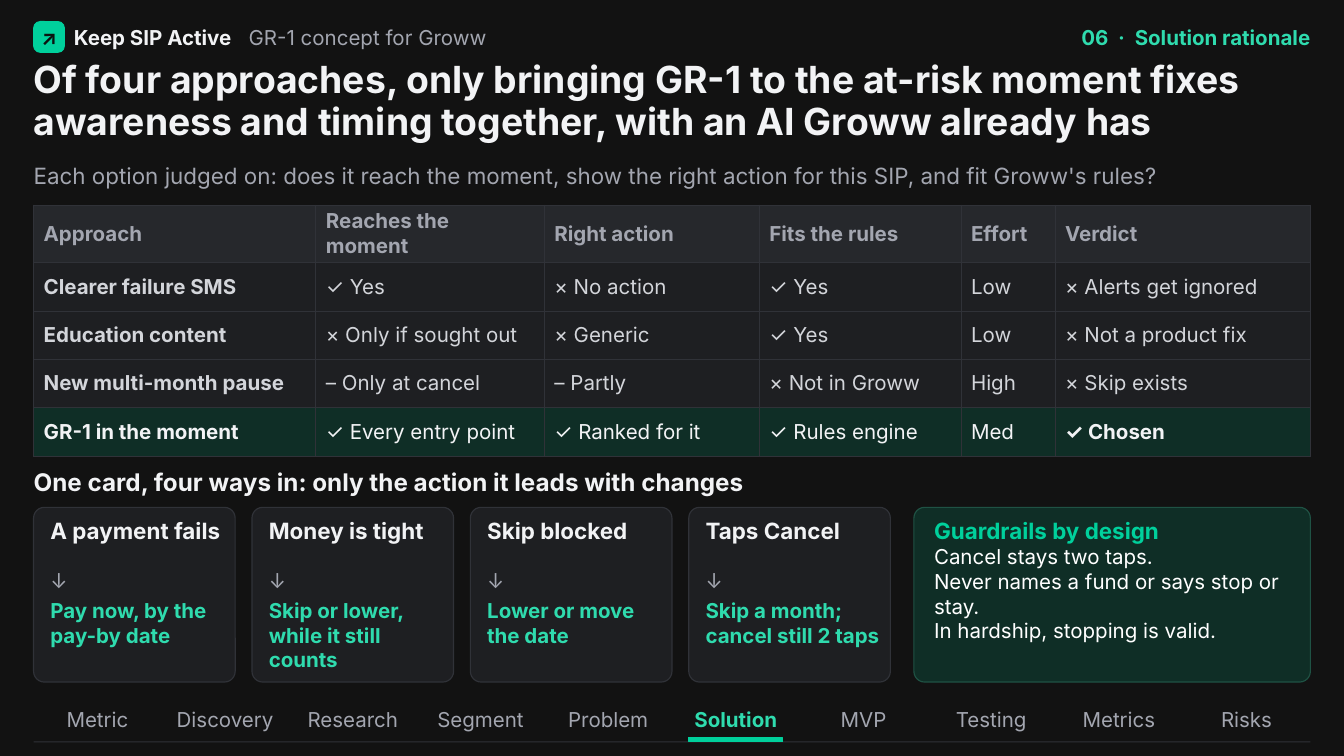
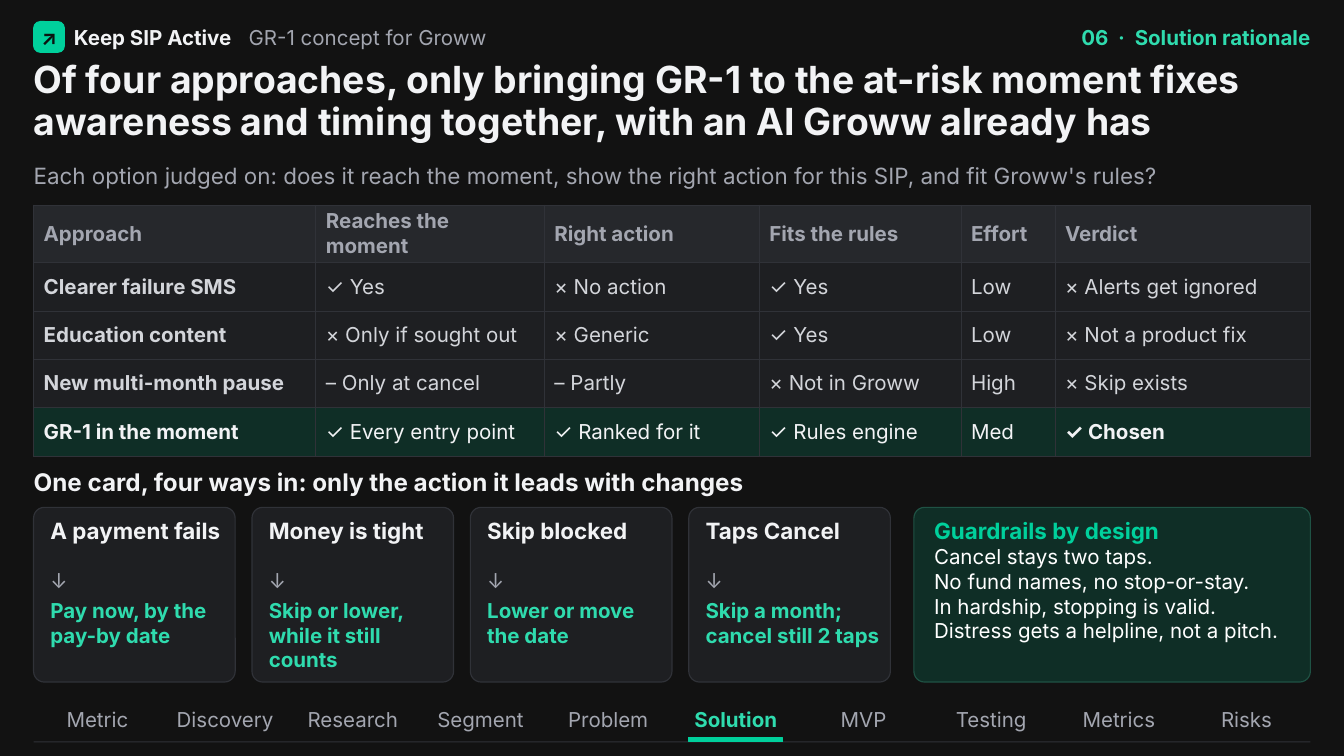
Before and after one commit to chiragpc2004/Groww-SIP-GR-1, a slide deck: slide 6 of deliverables/NL_Groww.pptx. Drawn at 1344x756 pixels with LibreOffice and Linux fonts; fonts in the diff are those of the drawing. Boxes give left, top, right and bottom in pixels: in the first picture for what was removed or moved away, otherwise in the second. Text is boxed around its words. In the diff, an @@ line names an element or a change of style, - is before the commit and + after.

```diff
--- a/deliverables/NL_Groww.pptx
+++ b/deliverables/NL_Groww.pptx
@@ text at (934,573,1250,594): text changed @@
-Never names a fund or says stop or stay.
+No fund names, no stop-or-stay.
@@ text at (934,622,1278,643): paragraph added @@
+Distress gets a helpline, not a pitch.
```
Also in this commit, not shown: 1 other slide changed, 17 other files.
